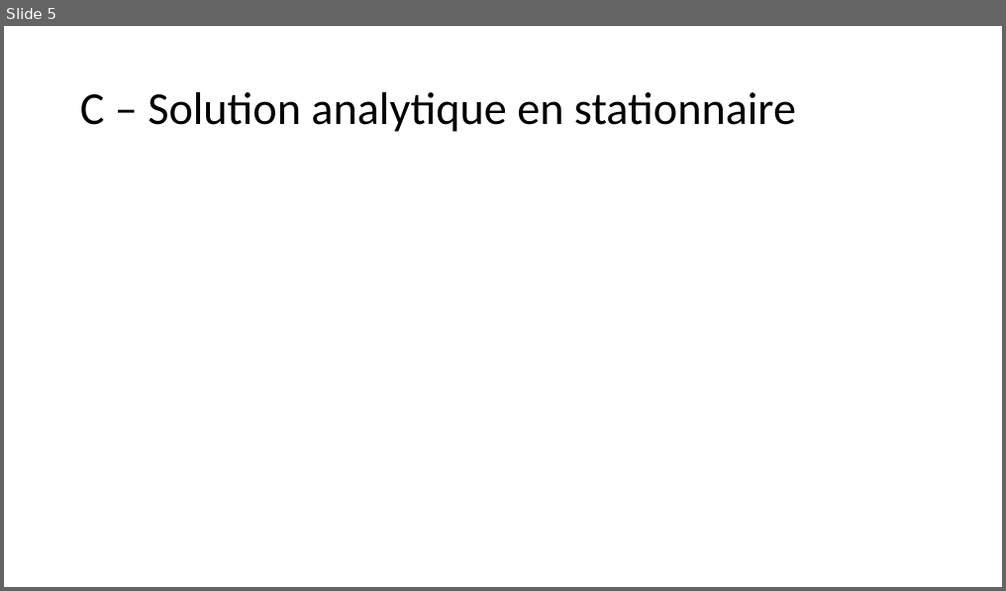
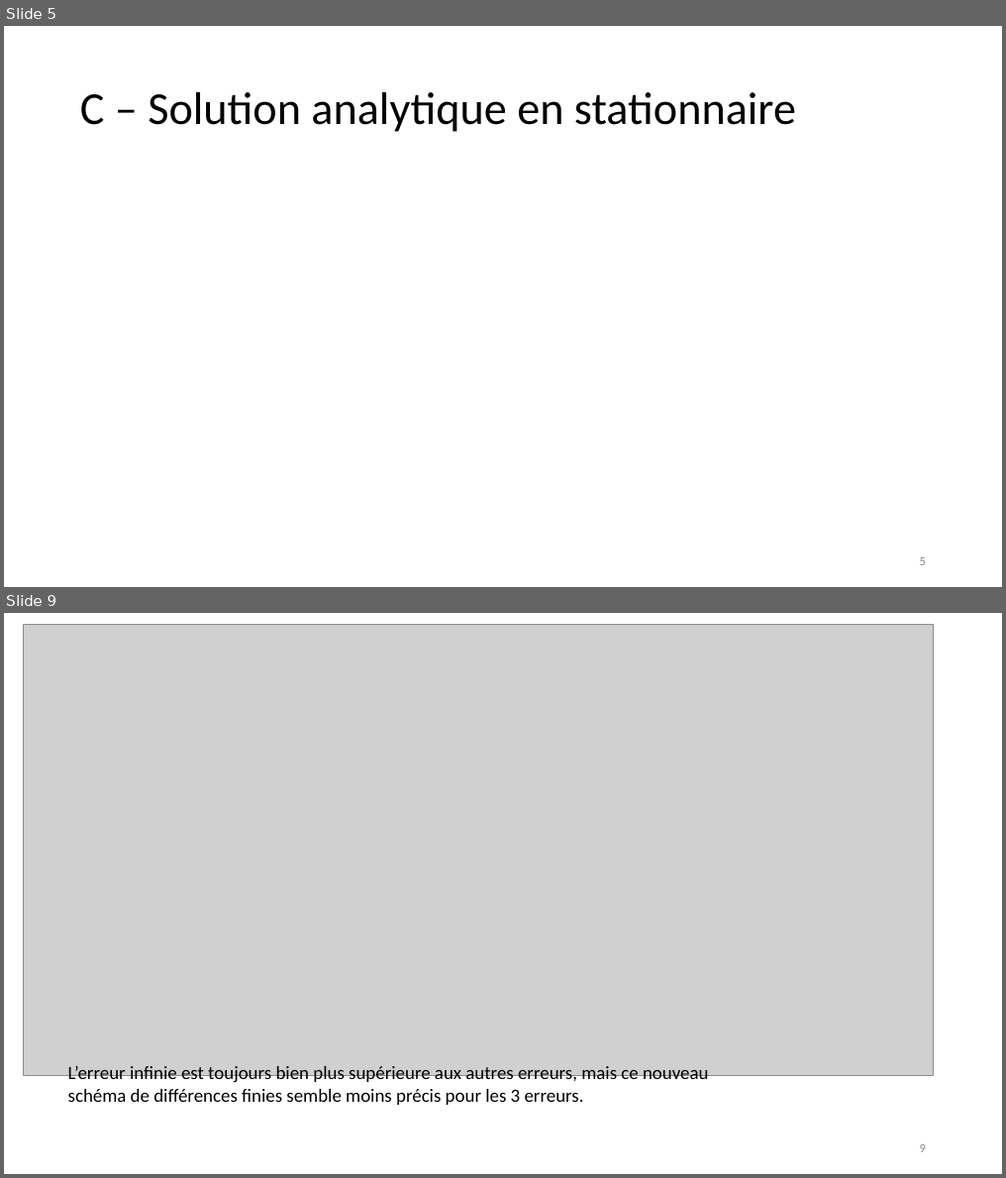
Before and after one commit to emiliestud/mec8211_devoirs, a slide deck: devoir1_presentation.pptx. Shown one above the other, each under a label of ours: slide 5 before the commit, slides 5 and 9 after it; the slides between them are not shown. The pictures are 1006x591 and 1006x1178 pixels, drawn with LibreOffice and Linux fonts; fonts in the diff are those of the drawing; grey boxes stand for pictures. Boxes give left, top, right and bottom in pixels: in the first picture for what was removed or moved away, otherwise in the second. Text is boxed around its words. In the diff, an @@ line names an element or a change of style, - is before the commit and + after.

Commit message:
moficiation du code + calcul des erreurs, et midif presentation ppt

```diff
--- a/devoir1_presentation.pptx
+++ b/devoir1_presentation.pptx
@@ slide 9 added at (x1=4, y1=613, x2=1002, y2=1174), background #FFFFFF @@
@@ picture added at (x1=24, y1=624, x2=934, y2=1075) @@
@@ text added at (x1=68, y1=1066, x2=709, y2=1105), 18 pt, text #000000 @@
+L’erreur infinie est toujours bien plus supérieure aux autres erreurs, mais ce nouveau schéma de différences finies semble moins précis pour les 3 erreurs.
@@ page number added at (x1=920, y1=1145, x2=926, y2=1153), 12 pt, text #8C8C8C @@
+9
@@ slide 5 changed as well @@
@@ page number added at (x1=920, y1=558, x2=926, y2=566), 12 pt, text #8C8C8C @@
+5
```
Also in this commit, not shown: 3 other slides changed, 4 other slides added, 2 slides removed, 1 other file.
